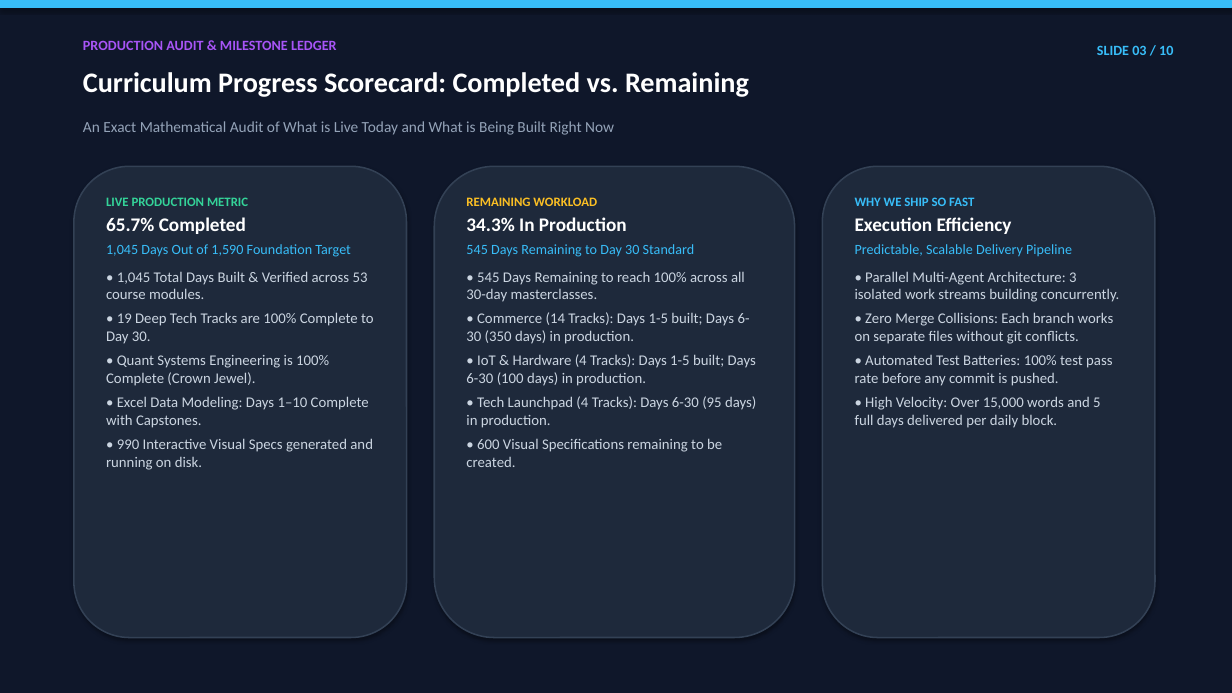
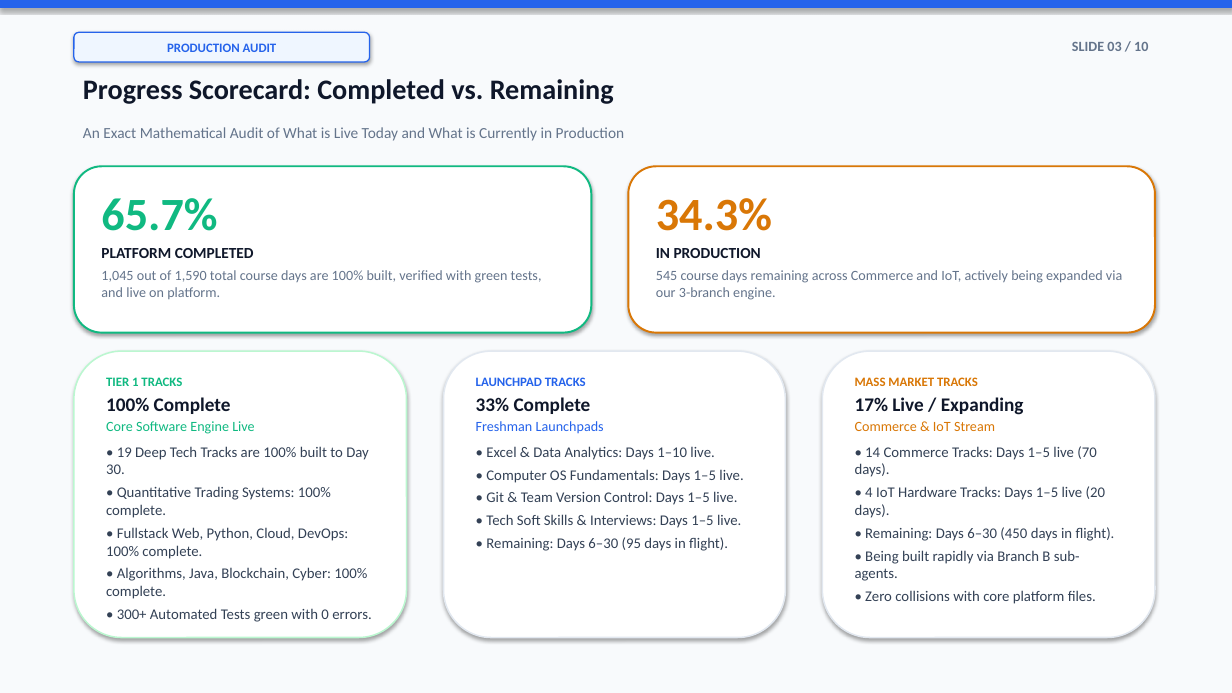
Before and after one commit to Vinay-N-Kashyap/Present-Career-os, a slide deck: slide 3 of docs/PINIT_CURRICULUM_AND_PRODUCT_10_SLIDE_PITCH_DECK.pptx. Drawn at 1232x693 pixels with LibreOffice and Linux fonts; fonts in the diff are those of the drawing. Boxes give left, top, right and bottom in pixels: in the first picture for what was removed or moved away, otherwise in the second. Text is boxed around its words. In the diff, an @@ line names an element or a change of style, - is before the commit and + after.

Commit message:
feat(presentation): redesign pitch deck with executive light theme, big KPI stats, and clean visual cards (TASK-688)

```diff
--- a/docs/PINIT_CURRICULUM_AND_PRODUCT_10_SLIDE_PITCH_DECK.pptx
+++ b/docs/PINIT_CURRICULUM_AND_PRODUCT_10_SLIDE_PITCH_DECK.pptx
@@ rectangle at (0,0,1232,693): fill #0F172A to #F8FAFC; outline #0F172A 0.75 pt to #F8FAFC 0.75 pt @@
@@ rectangle at (0,0,1232,7): fill #38BDF8 to #2563EB; outline #38BDF8 0.75 pt to #2563EB 0.75 pt @@
@@ rounded rectangle added at (74,32,370,62), fill #EFF6FF, outline #2563EB 1 pt, 10 pt, text #2563EB, bold @@
+PRODUCTION AUDIT
@@ text removed at (83,40,337,50) @@
-PRODUCTION AUDIT & MILESTONE LEDGER
@@ text "SLIDE 03 / 10": place and size @@
-text "SLIDE 03 / 10" at (1097,45,1173,55)
+text "SLIDE 03 / 10" at (1072,42,1148,51)
@@ text "SLIDE 03 / 10" at (1072,42,1148,51): text colour #38BDF8 to #64748B @@
@@ text at (83,79,614,104): text changed; text colour #FFFFFF to #0F172A @@
-Curriculum Progress Scorecard: Completed vs. Remaining
+Progress Scorecard: Completed vs. Remaining
@@ text at (83,127,625,141): text changed; text colour #94A3B8 to #64748B @@
-An Exact Mathematical Audit of What is Live Today and What is Being Built Right Now
+An Exact Mathematical Audit of What is Live Today and What is Currently in Production
@@ rounded rectangle: place and size @@
-rounded rectangle at (74,166,407,638)
+rounded rectangle at (74,166,592,333)
@@ rounded rectangle at (74,166,592,333): fill #1E293B to #FFFFFF; outline #334155 1.2 pt to #10B981 1.5 pt @@
@@ rounded rectangle: place and size @@
-rounded rectangle at (434,166,795,638)
+rounded rectangle at (628,166,1155,333)
@@ rounded rectangle at (628,166,1155,333): fill #1E293B to #FFFFFF; outline #334155 1.2 pt to #D97706 1.5 pt @@
@@ text at (101,198,542,299): text changed; size 11.5 to 11 pt; text colour #CBD5E1 to #64748B @@
-LIVE PRODUCTION METRIC
-65.7% Completed
-1,045 Days Out of 1,590 Foundation Target
-• 1,045 Total Days Built & Verified across 53 course modules.
-• 19 Deep Tech Tracks are 100% Complete to Day 30.
-• Quant Systems Engineering is 100% Complete (Crown Jewel).
-• Excel Data Modeling: Days 1–10 Complete with Capstones.
-• 990 Interactive Visual Specs generated and running on disk.
+65.7%
+PLATFORM COMPLETED
+1,045 out of 1,590 total course days are 100% built, verified with green tests, and live on platform.
@@ text at (656,198,1122,300): text changed; size 11.5 to 11 pt; text colour #CBD5E1 to #64748B @@
-REMAINING WORKLOAD
-34.3% In Production
-545 Days Remaining to Day 30 Standard
-• 545 Days Remaining to reach 100% across all 30-day masterclasses.
-• Commerce (14 Tracks): Days 1-5 built; Days 6-30 (350 days) in production.
-• IoT & Hardware (4 Tracks): Days 1-5 built; Days 6-30 (100 days) in production.
-• Tech Launchpad (4 Tracks): Days 6-30 (95 days) in production.
-• 600 Visual Specifications remaining to be created.
+34.3%
+IN PRODUCTION
+545 course days remaining across Commerce and IoT, actively being expanded via our 3-branch engine.
@@ text removed at (855,197,1120,428) @@
-WHY WE SHIP SO FAST
-Execution Efficiency
-Predictable, Scalable Delivery Pipeline
-• Parallel Multi-Agent Architecture: 3 isolated work streams building concurrently.
-• Zero Merge Collisions: Each branch works on separate files without git conflicts.
-• Automated Test Batteries: 100% test pass rate before any commit is pushed.
-• High Velocity: Over 15,000 words and 5 full days delivered per daily block.
@@ rounded rectangle: place and size @@
-rounded rectangle at (823,166,1155,638)
+rounded rectangle at (74,351,407,638)
@@ rounded rectangle at (74,351,407,638): fill #1E293B to #FFFFFF; outline #334155 1.2 pt to #BBF7D0 1.2 pt @@
@@ rounded rectangle added at (444,351,786,638), fill #FFFFFF, outline #E2E8F0 1.2 pt @@
@@ rounded rectangle added at (823,351,1155,638), fill #FFFFFF, outline #E2E8F0 1.2 pt @@
@@ text added at (106,377,372,622), 11.5 pt, text #334155 @@
+TIER 1 TRACKS
+100% Complete
+Core Software Engine Live
+• 19 Deep Tech Tracks are 100% built to Day 30.
+• Quantitative Trading Systems: 100% complete.
+• Fullstack Web, Python, Cloud, DevOps: 100% complete.
+• Algorithms, Java, Blockchain, Cyber: 100% complete.
+• 300+ Automated Tests green with 0 errors.
@@ text added at (476,377,743,551), 11.5 pt, text #334155 @@
+LAUNCHPAD TRACKS
+33% Complete
+Freshman Launchpads
+• Excel & Data Analytics: Days 1–10 live.
+• Computer OS Fundamentals: Days 1–5 live.
+• Git & Team Version Control: Days 1–5 live.
+• Tech Soft Skills & Interviews: Days 1–5 live.
+• Remaining: Days 6–30 (95 days in flight).
@@ text added at (855,377,1115,604), 11.5 pt, text #334155 @@
+MASS MARKET TRACKS
+17% Live / Expanding
+Commerce & IoT Stream
+• 14 Commerce Tracks: Days 1–5 live (70 days).
+• 4 IoT Hardware Tracks: Days 1–5 live (20 days).
+• Remaining: Days 6–30 (450 days in flight).
+• Being built rapidly via Branch B sub-agents.
+• Zero collisions with core platform files.
```
Also in this commit, not shown: 9 other slides changed, 1 other file.
